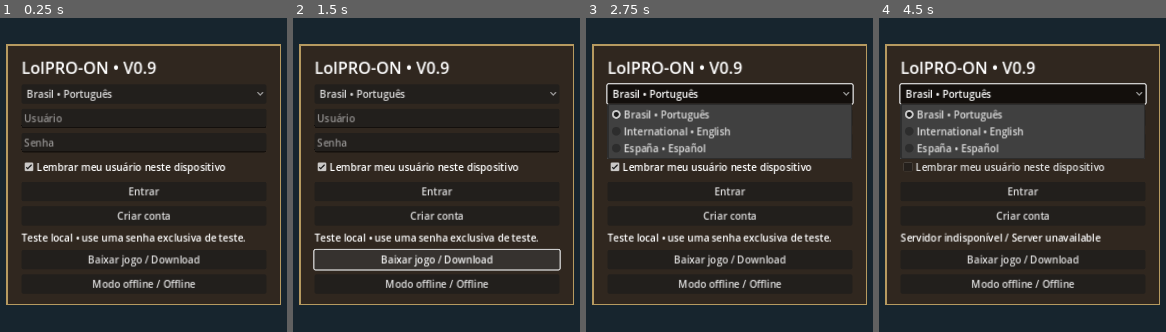
Above: before the commit, frames 1-4 (left to right).
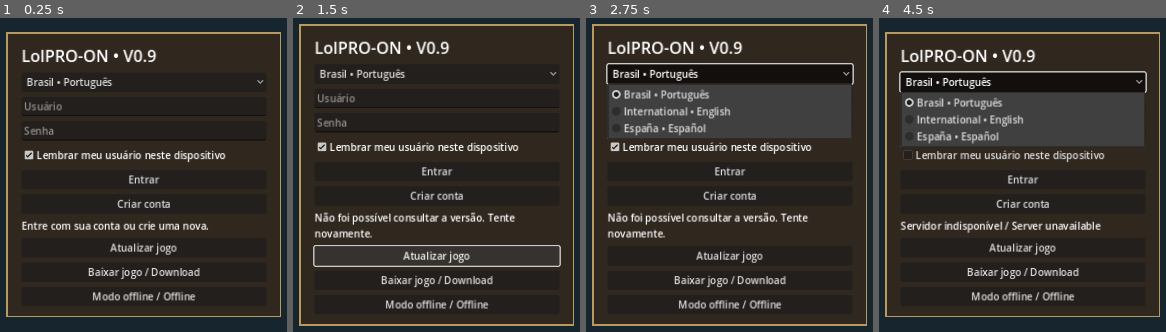
Above: after the commit, the same moments.

Repository: lolprogif/LolPRO-ON
Game: Godot game, scene res://Login.tscn
The game is run twice, just before and just after one commit, with the same random seed, the same clock (stepped at 60 frames per second) and the same inputs.
Inputs (mouse positions are in pixels of both pictures, inside the frame that each line leads up to):
- Up to frame 1 (0.25 s): no input
- Up to frame 2 (1.5 s): click (436, 247) at 0.5 s, where only the run after the commit has a clickable "Atualizar jogo"; click (436, 256) at 1.25 s, where only the run after the commit has a clickable "Atualizar jogo"
- Up to frame 3 (2.75 s): click "Brasil • Português" at 2 s
- Up to frame 4 (4.5 s): click "Lembrar meu usuário neste dis…" at 2.75 s; click "Entrar" at 3.5 s; click "Brasil • Português" at 4.25 s

The runs differ from the first frame. In frame 1, 20% of the frame differs, in the area x 2-98%, y 4-96%; in frame 2, 25%; in frame 3, 36%, in the area x 2-98%, y 1-99%; in frame 4, 29%.

Commit message:
Add visible update button to login screen

Diff:
--- a/login.gd
+++ b/login.gd
@@ -84,8 +84,9 @@
 		else: send("character",{"token":token,"character":character.text}))
 	status = Label.new()
 	status.autowrap_mode = TextServer.AUTOWRAP_WORD_SMART
-	status.text = "Teste local • use uma senha exclusiva de teste."
+	status.text = "Entre com sua conta ou crie uma nova."
 	v.add_child(status)
+	button(v,"Atualizar jogo",check_for_updates)
 	button(v,"Baixar jogo / Download",func(): OS.shell_open("https://lolprogif.github.io/LolPRO-ON/"))
 	button(v,"Modo offline / Offline",func():
 		get_tree().remove_meta("online_endpoint")
